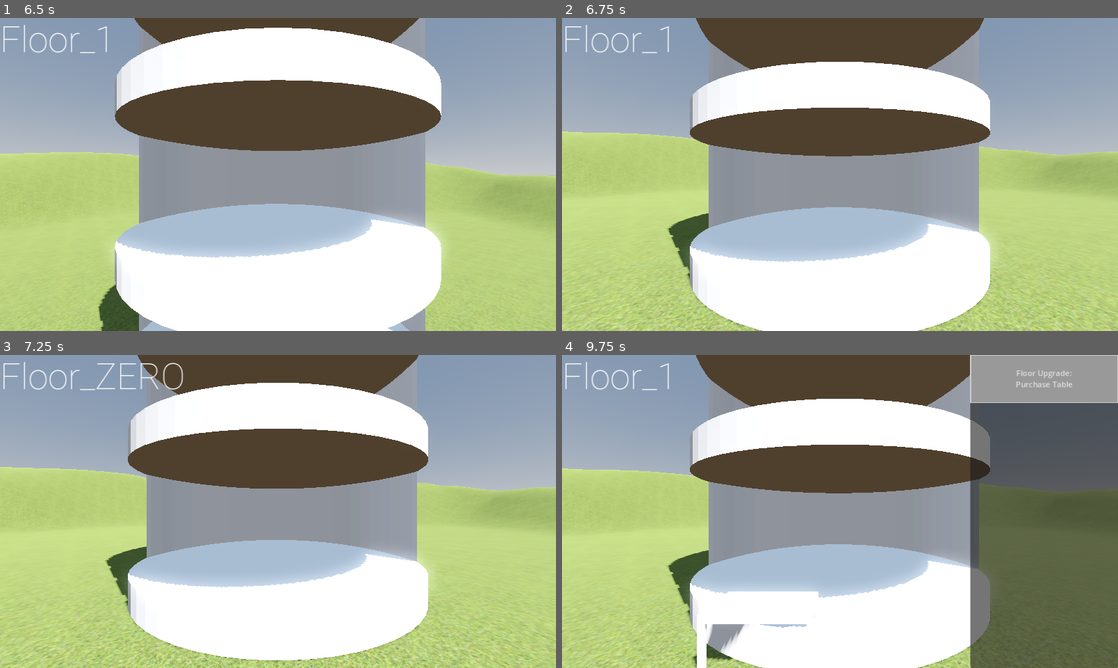
Above: before the commit, frames 1-4 (two rows, left to right).
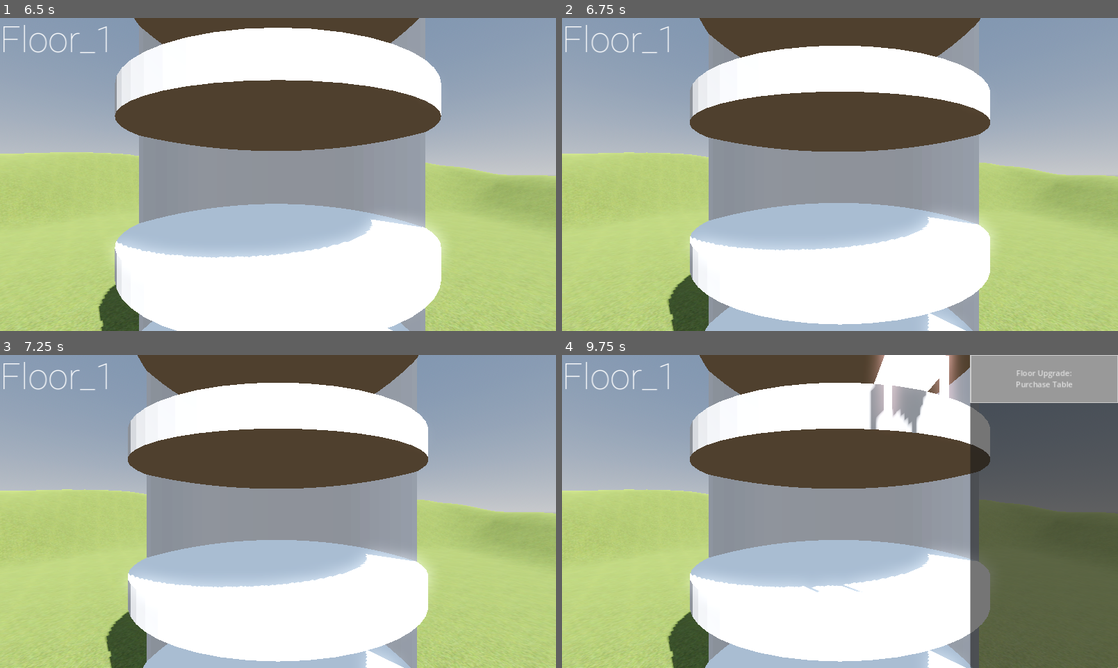
Above: after the commit, the same moments.

Repository: CalebLGreen/tower
Game: Godot game, scene res://Scenes/main.tscn
The game is run twice, just before and just after one commit, with the same random seed, the same clock (stepped at 60 frames per second) and the same inputs.
Inputs (mouse positions are in pixels of both pictures, inside the frame that each line leads up to):
- Up to frame 1 (6.5 s): tap Enter at 0.5, 2, 5 s; move the mouse to (400, 158) at 0.52 s; hold E (rotate_right, bound only after the commit) 0.53-1.28 s; click (400, 158) at 0.6 s; tap Space (open_shop) at 0.77, 1.25, 1.52, 2.75, 3.02, 5.27, 5.75, 6.02 s; move the mouse to (166, 190) at 1.27 s; hold S (pan_down) 1.28-2.03 s; click (166, 190) at 1.35 s; move the mouse to (333, 105) at 2.02 s; hold E (rotate_right, bound only after the commit) 2.03-2.78 s; tap Mouse wheel down (pan_away) at 2.1 s; click (333, 105) at 2.3 s; move the mouse to (250, 237) at 2.77 s; hold W (pan_up) 2.78-3.5 s; tap Mouse wheel up (pan_in) at 2.85 s; click (250, 237) at 3.05 s; click "Top Floor Upgrade: Add Floor" at 3.5 s; click "Floor Upgrade: Purchase Table" at 4.25 s; move the mouse to (444, 221) at 5.02 s; hold Q (rotate_left, bound only after the commit) from 5.03 s (still down); click (444, 221) at 5.1 s; move the mouse to (111, 127) at 5.77 s; click (111, 127) at 5.85 s
- Up to frame 2 (6.75 s): move the mouse to (867, 174) at 6.52 s; release Q (rotate_left, bound only after the commit) at 6.53 s; hold S (pan_down) from 6.53 s (still down); tap Mouse wheel down (pan_away) at 6.6 s
- Up to frame 3 (7.25 s): keep holding S (pan_down); click (305, 511) at 6.8 s
- Up to frame 4 (9.75 s): move the mouse to (756, 433) at 7.27 s; release S (pan_down) at 7.28 s; hold E (rotate_right, bound only after the commit) 7.28-8.03 s; tap Mouse wheel up (pan_in) at 7.35 s; tap Space (open_shop) at 7.52, 8.27, 9.02 s; click (756, 433) at 7.55 s; move the mouse to (962, 495) at 8.02 s; hold W (pan_up) 8.03-8.78 s; click (962, 495) at 8.1 s; move the mouse to (728, 527) at 8.77 s; hold E (rotate_right, bound only after the commit) 8.78-9.53 s; click (728, 527) at 8.85 s; move the mouse to (895, 442) at 9.52 s; hold S (pan_down) from 9.53 s (still down); tap Mouse wheel down (pan_away) at 9.6 s

Frame 1 is identical in both runs. In frame 2, 18% of the frame differs, in the area x 0-100%, y 0-100%; in frame 3, 10%; in frame 4, 18%.

Commit message:
added comments everywhere and a rotate function

Diff:
--- a/Scripts/UI_Elements.gd
+++ b/Scripts/UI_Elements.gd
@@ -1,27 +1,33 @@
 extends Control
 
+# other nodes for use
 @onready var camera : Camera3D = get_node("../Camera3D")
 @onready var tower_segments : Array = get_node("../Tower").get_children()
 @onready var label : Label = get_node("Label")
 @onready var shop_panel : Panel = get_node("ShopPanel")
 
+# detect camera motion booleans for the shop to update
 var camera_is_moving_up : bool = false
 var camera_is_moving_down : bool = false
 
 
+# hide the shop at the start and check the floor for the label in the top left
 func _ready():
 	shop_panel.hide()
 	check_floor(camera.position)
 
 
-func _process(delta: float) -> void:
+func _process(_delta: float) -> void:
+	# define the camera position for easier use
 	var camera_pos : Vector3 = camera.position
 
-	if Input.is_action_just_pressed("pan_up"):
+	# is the camera now panning up or down? set the bool to true or false
+	if Input.is_action_just_pressed("pan_up") and not camera.is_movement_locked:
 		camera_is_moving_up = true
-	if Input.is_action_just_pressed("pan_down"):
+	if Input.is_action_just_pressed("pan_down") and not camera.is_movement_locked:
 		camera_is_moving_down = true
 
+	# if the camera has been defined as moving? then update after its finished
 	if camera_is_moving_up:
 		if camera.is_moving_up == false:
 			check_floor(camera_pos)
@@ -32,6 +38,7 @@
 			check_floor(camera_pos)
 			camera_is_moving_down = false
 
+	# Open the shop on command
 	if Input.is_action_just_pressed("open_shop"):
 		if shop_panel.visible:
 			shop_panel.hide()
@@ -41,6 +48,7 @@
 			#print("SHOW")
 
 
+# changes the label to match the current floor and refreshes the shop
 func check_floor(camera_pos : Vector3):
 	var y_pos : float = camera_pos.y
 	for i in tower_segments:
@@ -51,11 +59,13 @@
 				update_shop(i)
 
 
-func update_shop(floor):
+# update the shop after checking the floor
+# this is where the shop menu is controlled from
+func update_shop(curr_floor):
 	#print("Updating Shop")
 	for i in get_node("ShopPanel/VBoxContainer").get_children():
 		i.hide()
-	if floor.name in ["Floor_1", "Floor_2"]:
+	if curr_floor.name in ["Floor_1"]:
 		$ShopPanel/VBoxContainer/Floor_Add_Table.show()
-	elif floor.name == "Floor_TOP":
+	elif curr_floor.name == "Floor_TOP":
 		$ShopPanel/VBoxContainer/Floor_Top_Add_Floor.show()
--- a/Scripts/camera_control.gd
+++ b/Scripts/camera_control.gd
@@ -1,59 +1,64 @@
 extends Camera3D
 
+# variables for the camera
 @onready var camera : Camera3D = self
+
+# camera speeds and distances for clamping
 var camera_pan_incr : float = 3.9
-@export var is_moving_up : bool = false
-@export var is_moving_down : bool = false
 var camera_zoom_speed : int = 25
 var camera_max_height : float = 16.1
 var camera_min_height : float
 var camera_max_distance : float = 10
-var camera_min_distance : float = 6
+var camera_min_distance : float = 4
 var target_y : float = 0.0
 
+# Export variables
+@export var is_moving_up : bool = false
+@export var is_moving_down : bool = false
+@export var is_movement_locked : bool = false
+
+# get the floor count at initialisation
 func _ready():
 	get_floor_count()
 
 
-
 func _process(delta: float) -> void:
 	# Pan Up
-	if Input.is_action_just_pressed("pan_up"):
+	if Input.is_action_just_pressed("pan_up") and not is_movement_locked:
 		target_y = clamp(camera.position.y + (camera_pan_incr), camera_min_height, camera_max_height)
 		is_moving_up = true
 		#print("Moving Camera Up")
 
 	# Pan Down
-	elif Input.is_action_just_pressed("pan_down"):
+	elif Input.is_action_just_pressed("pan_down") and not is_movement_locked:
 		target_y = clamp(camera.position.y - (camera_pan_incr), camera_min_height, camera_max_height)
 		is_moving_down = true
 		#print("Moving Camera Down")
 
-	# Smooth Pan Up
+	# Smoothing the  Pan Up
 	if is_moving_up:
 		camera.position.y = lerp(camera.position.y, target_y, 0.2)
 		if abs(camera.position.y - target_y) < 0.01:  # Stop moving when close to the target
 			camera.position.y = target_y
 			is_moving_up = false
 
-	# Smooth Pan Down
+	# Smoothing the Pan Down
 	if is_moving_down:
 		camera.position.y = lerp(camera.position.y, target_y, 0.2)
 		if abs(camera.position.y - target_y) < 0.01:  # Stop moving when close to the target
 			camera.position.y = target_y
 			is_moving_down = false
 
-	# Zoom in
+	# Zoom in on scroll
 	if Input.is_action_just_pressed("pan_in"):
 		camera.position.x = clamp(camera.position.x - (camera_zoom_speed * delta), camera_min_distance, camera_max_distance)
 
-	# Zoom out
+	# Zoom out on scroll
 	if Input.is_action_just_pressed("pan_away"):
 		camera.position.x = clamp(camera.position.x + (camera_zoom_speed * delta), camera_min_distance, camera_max_distance)
 
-	# print("Camera Position: " camera.position)
 
-
+# Get the floor count for the camera clamping
 func get_floor_count():
 	var number_of_floors = get_tree().get_first_node_in_group("Tower").get_child_count()
 	camera_min_height = 0.5
--- a/Scripts/main.gd
+++ b/Scripts/main.gd
@@ -1,15 +1,19 @@
 extends Node3D
 
+# Onready variables
 @onready var camera : Camera3D = get_node("Camera3D")
 @onready var UI : Control = get_node("UI")
-@onready var floor : PackedScene = preload("res://Scenes/floor_zero.tscn")
 @onready var tower = get_node("Tower")
 @onready var top_floor = get_node("Tower/Floor_TOP")
 @onready var number_of_floors : int
 @onready var blank_floor : PackedScene = preload("res://Scenes/floor_blank.tscn")
 @onready var table : PackedScene = preload("res://Scenes/table.tscn")
 
+# Export variables
+@export var rotate_speed : float = 1.5
 
+
+# Buildables
 var ghost_table = null
 
 
@@ -17,101 +21,152 @@
 var in_build_menu : bool = false
 var building_table : bool = false
 
-# Make it such that only Floor 0 and Floor Top exist at first
 
 func _ready() -> void:
+	# Reset camera
 	camera.position = Vector3(8,1,0)
+	# get the floor count, important for other functions
 	get_floor_count()
 
 
 func _process(delta: float) -> void:
+	# check for whether the shop panel is open
 	if UI.shop_panel.visible:
 		in_build_menu = true
 	else:
 		in_build_menu = false
-	#print(in_build_menu)
-	handle_mouse_controls()
-	#print(get_current_floor())
+	# handle the mouse controls, currently only used in the shop
+	handle_mouse_controls(delta)
 
 
-func handle_mouse_controls() -> void:
+func handle_mouse_controls(delta) -> void:
+	# Create a ray cast on the mouse
 	var space_state : PhysicsDirectSpaceState3D = get_world_3d().direct_space_state
 	var mouse_pos : Vector2 = get_viewport().get_mouse_position()
 
 	var origin : Vector3 = camera.project_ray_origin(mouse_pos)
 	var end : Vector3 = origin + camera.project_ray_normal(mouse_pos)*100
 	var ray : PhysicsRayQueryParameters3D = PhysicsRayQueryParameters3D.create(origin, end)
+	# Ensure the ray collides with the correct layer and bodies
 	ray.collide_with_bodies = true
+	ray.collision_mask = 1
+	# DEBUG print
+	#print(ray.collision_mask)
+	# Store values from collision
+	var ray_result : Dictionary = space_state.intersect_ray(ray)
 
-	var ray_result : Dictionary = space_state.intersect_ray(ray)
-	# Make a ray cast for adding items to shops
-	if in_build_menu and building_table:
-		#print("BUILDING")
-		if ray_result.size() > 0:
-			var curr_floor = get_current_floor()
-			if ghost_table == null:
-				ghost_table = table.instantiate()
-				get_node("Tower/%s" % [curr_floor]).add_child(ghost_table)
-				ghost_table.visible
-			if ghost_table:
-				var mesh_instance = ghost_table.get_node("Table/Table_Mesh")
-				var intersection_point : Vector3 = ray_result.get("position")
-				ghost_table.position = intersection_point + Vector3(0, -3.38, 0)
+	# Now if building
+	if in_build_menu:
+		# Check if the table is being built
+		if building_table:
+			# stop the user changing floors
+			camera.is_movement_locked = true
+			# DEBUG print
+			#print("BUILDING")
+			# Check whether the ray has collided with anything, i.e. the floor
+			if ray_result.size() > 0:
+				# get the current floor, used for collisions and naming
+				var curr_floor = get_current_floor()
+				# if a ghostly version of the table doesn't exist, create it
+				if ghost_table == null:
+					ghost_table = table.instantiate()
+					get_node("Tower/%s" % [curr_floor]).add_child(ghost_table)
+					ghost_table.visible = true
 
-				# Get the area3d
-				var area = ghost_table.get_node("Table/Table_Area")
-				if area and area is Area3D:
-					area.global_transform.origin = ghost_table.global_transform.origin
+				# If the ghostly table does already exist continue
+				if ghost_table:
 
-					# Check for overlaps
-					var overlaps = area.get_overlapping_bodies()
-					#print(overlaps)
-					var valid_overlaps = []
-					for body in overlaps:
-						if not is_floor(body, curr_floor):
-							valid_overlaps.append(body)
+					# Change the collision layer of the table
+					# The mask layer is still one so it'll collide with walls and floors
+					# This ensures the table doesn't collide with the ray cast
+					ghost_table.get_node("Table").collision_layer = 2
 
-					if overlaps.size() > 1:
-						#print("Cannot place table: overlap detected.")
-						mesh_instance.set_surface_override_material(0, load("res://Models/red.tres"))
-					else:
-						mesh_instance.set_surface_override_material(0, load("res://Models/green.tres"))
-						if Input.is_action_just_pressed("left_click"):
-							ghost_table.visible
-							ghost_table.position -= Vector3(0, 0.02, 0)
-							mesh_instance.set_surface_override_material(0, null)
-							ghost_table = null
-							building_table = false
+					# Get the mesh instance node from the table, used to switch it between being green, red or complete
+					var mesh_instance = ghost_table.get_node("Table/Table_Mesh")
+					# Get the interesction of the ray and where it collides
+					# Set the the table position to hover slightly below this point, due to my silly blender skills
+					var intersection_point : Vector3 = ray_result.get("position")
+					ghost_table.position = intersection_point + Vector3(0, -3.38, 0)
 
+					# Allow for rotations - simple enough
+					if Input.is_action_pressed("rotate_left"):
+						ghost_table.rotation.y += delta * rotate_speed
+					elif Input.is_action_pressed("rotate_right"):
+						ghost_table.rotation.y -= delta * rotate_speed
 
+					# Get the Area3D for collisions with self
+					var area = ghost_table.get_node("Table/Table_Area")
+					if area and area is Area3D:
+						area.global_transform.origin = ghost_table.global_transform.origin
+
+						# Check for overlaps, currently can be placed on the wrong floor, must fix
+						var overlaps = area.get_overlapping_bodies()
+						#print(overlaps)
+						var valid_overlaps = []
+						for body in overlaps:
+							if not is_floor(body, curr_floor):
+								valid_overlaps.append(body)
+						# See if there are any overlaps, in which case make the material red
+						# and it cannot be placed
+						if overlaps.size() > 0 or ghost_table.global_position.y < (camera.position.y - 1.5) or ghost_table.global_position.y > (camera.position.y-1):
+							print(ghost_table.global_position.y, " ", camera.position.y)
+							mesh_instance.set_surface_override_material(0, load("res://Models/red.tres"))
+						# If no overlaps then we are good to go
+						else:
+							mesh_instance.set_surface_override_material(0, load("res://Models/green.tres"))
+							if Input.is_action_just_pressed("left_click"):
+								# slightly lower the position to compensate for the slight lift
+								ghost_table.position -= Vector3(0, 0.02, 0)
+								# Change the collision layer back to 1
+								ghost_table.get_node("Table").collision_layer = 1
+								# Reset it back to default textures
+								mesh_instance.set_surface_override_material(0, null)
+								# This table now no longer exists as a variable
+								ghost_table = null
+								building_table = false
+								camera.is_movement_locked = false
+
+# Function to check whether the floor is the current floor
 func is_floor(body: Node3D, current_floor) -> bool:
+	print(body.name, current_floor)
 	if body.name == current_floor:
 		return true
 	else:
 		return false
 
+# Add a new floor when the top floor upgrade is pressed
+func _on_floor_top_add_floor_pressed() -> void:
+	# create a new floor
+	var new_floor = blank_floor.instantiate()
+	# make it a child of the Tower Node
+	tower.add_child(new_floor,0, 0)
+	# get a new number of floors
+	number_of_floors = get_floor_count()
+	# move the floor to the penultimate place in the list
+	# otherwise the for loop for naming and the shop doesn't work
+	tower.move_child(new_floor, number_of_floors - 2)
+	# give the node a name
+	new_floor.name = "Floor_%d" % [number_of_floors-2]
+	# give it a position
+	new_floor.position = top_floor.position
+	# then move the top floor up by the height of one floor
+	top_floor.position.y += 3.9
+	# update the UI
+	UI.tower_segments = tower.get_children()
+	UI.check_floor(camera.position)
+	# update the camera information for clamping
+	camera.get_floor_count()
 
-func _on_floor_top_add_floor_pressed() -> void:
-	var new_floor = blank_floor.instantiate()
-	tower.add_child(new_floor,0, 0)
-	number_of_floors = get_floor_count()
-	tower.move_child(new_floor, number_of_floors - 2)
-	new_floor.name = "Floor_%d" % [number_of_floors-2]
-	new_floor.position = top_floor.position
-	top_floor.position.y += 3.9
-	UI.tower_segments = tower.get_children()
-	camera.get_floor_count()
-	UI.check_floor(camera.position)
-
+# get the floor count
 func get_floor_count() -> int:
 	number_of_floors = get_tree().get_first_node_in_group("Tower").get_child_count()
 	return number_of_floors
 
-
+# get the name of the current floor as a string
 func get_current_floor() -> String:
 	var current_floor_name = get_node("UI/Label").text
 	return current_floor_name
 
-
+# for when the button to buy a table has been pressed
 func _on_floor_add_table_pressed() -> void:
 	building_table = true
--- a/project.godot
+++ b/project.godot
@@ -51,3 +51,13 @@
 "events": [Object(InputEventMouseButton,"resource_local_to_scene":false,"resource_name":"","device":-1,"window_id":0,"a …(253 unchanged characters)…
 ]
 }
+rotate_left={
+"deadzone": 0.5,
+"events": [Object(InputEventKey,"resource_local_to_scene":false,"resource_name":"","device":-1,"window_id":0,"alt_pressed":false,"shift_pressed":false,"ctrl_pressed":false,"meta_pressed":false,"pressed":false,"keycode":0,"physical_keycode":81,"key_label":0,"unicode":113,"location":0,"echo":false,"script":null)
+]
+}
+rotate_right={
+"deadzone": 0.5,
+"events": [Object(InputEventKey,"resource_local_to_scene":false,"resource_name":"","device":-1,"window_id":0,"alt_pressed":false,"shift_pressed":false,"ctrl_pressed":false,"meta_pressed":false,"pressed":false,"keycode":0,"physical_keycode":69,"key_label":0,"unicode":101,"location":0,"echo":false,"script":null)
+]
+}
